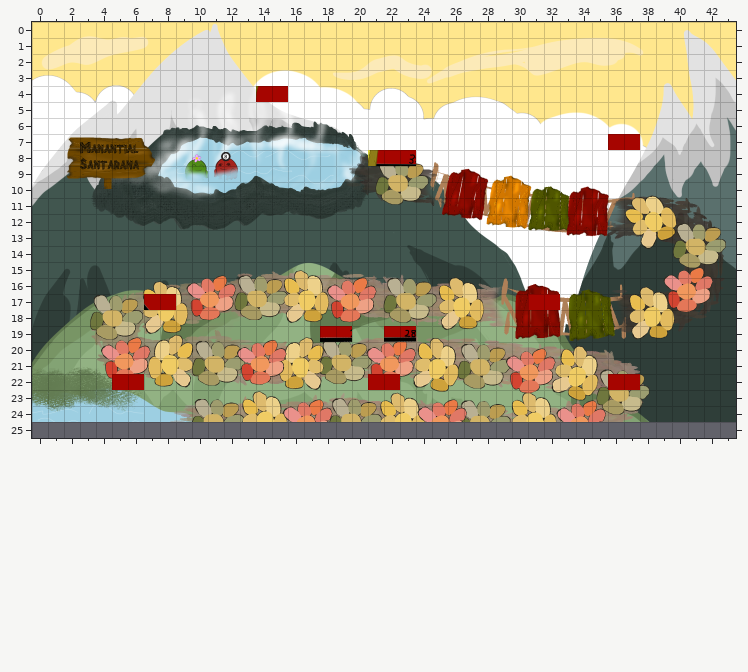
Two states of a Tiled map, public/assets/tilemaps/tablero.tmx. The first picture shows the starting point.
Cells are 32x32 px. Shown: x 0..43, y 0..25. Tiles whose own drawing changed are shown in their newer look in all pictures. The old version is drawn lined up with the new one.
The result:
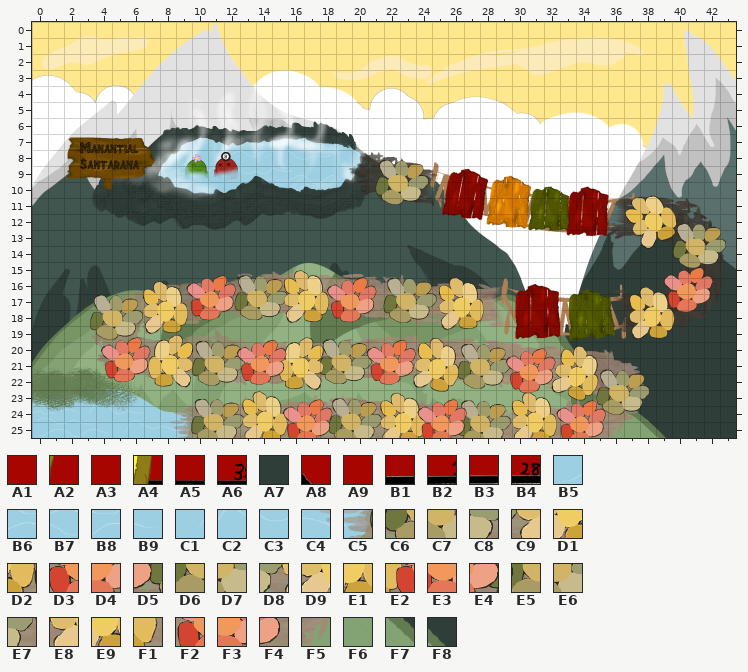
Key: from "tablero_bg": A1 103, A2 190, A3 191, A4 373, A5 374, A6 375, A7 655, A8 755, A9 779, B1 854, B2 855, B3 858, B4 859, B5 1100, B6 1101, B7 1102, B8 1103, B9 1104, C1 1105, C2 1106, C3 1107, C4 1108, C5 1109, C6 1110, C7 1111, C8 1112, C9 1113, D1 1114, D2 1115, D3 1116, D4 1117, D5 1118, D6 1119, D7 1120, D8 1121, D9 1122, E1 1123, E2 1124, E3 1125, E4 1126, E5 1127, E6 1128, E7 1129, E8 1130, E9 1131, F1 1132, F2 1133, F3 1134, F4 1135, F5 1136, F6 1137, F7 1138, F8 1139.
__ is an empty cell.
Commit: Reemplazo de viejas imagenes por nuevas, así como de tablero el cual fue actualizado en Tiled
Changes in this commit:
map size 44x25 -> 44x26 cells
Layer "Fondo":
y 25: x 0..43 __ __ __ __ __ __ __ __ __ __ __ __ __ __ __ __ __ __ __ __ __ __ __ __ __ __ __ __ __ __ __ __ __ __ __ __ __ __ __ __ __ __ __ __ -> B5 B6 B7 B8 B9 C1 C2 C3 C4 C5 C6 C7 C8 C9 D1 D2 D3 D4 D5 D6 D7 D8 D9 E1 E2 E3 E4 E5 E6 E7 E8 E9 F1 F2 F3 F4 F5 F6 F7 F8 A7 A7 A7 A7
Layer "CasillaRoja" (removed):
y 4: x 14..15 A2 A3 -> __ __
y 7: x 36..37 A1 A1 -> __ __
y 8: x 21..23 A4 A5 A6 -> __ __ __
y 17: x 7..8 A8 A1 -> __ __; x 31..32 A9 A1 -> __ __
y 19: x 18..19 B1 B2 -> __ __; x 22..23 B3 B4 -> __ __
y 22: x 5..6 A1 A1 -> __ __; x 21..22 A1 A1 -> __ __; x 36..37 A1 A1 -> __ __
